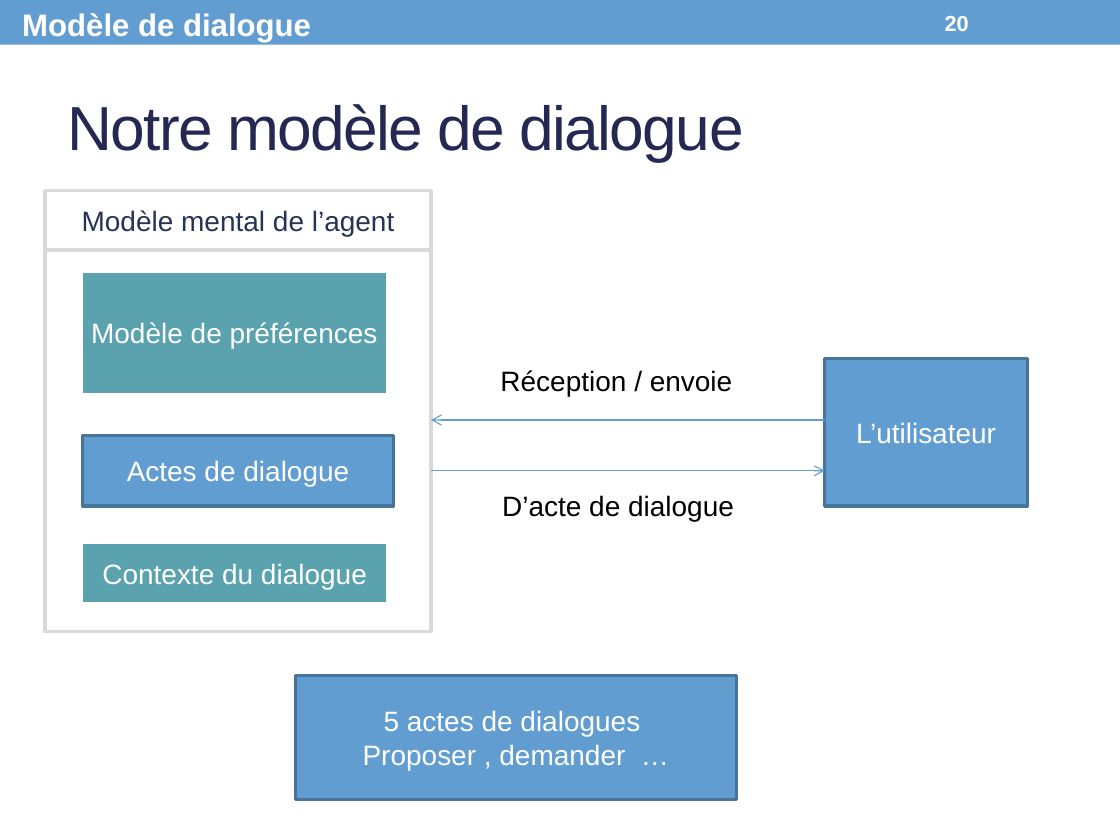
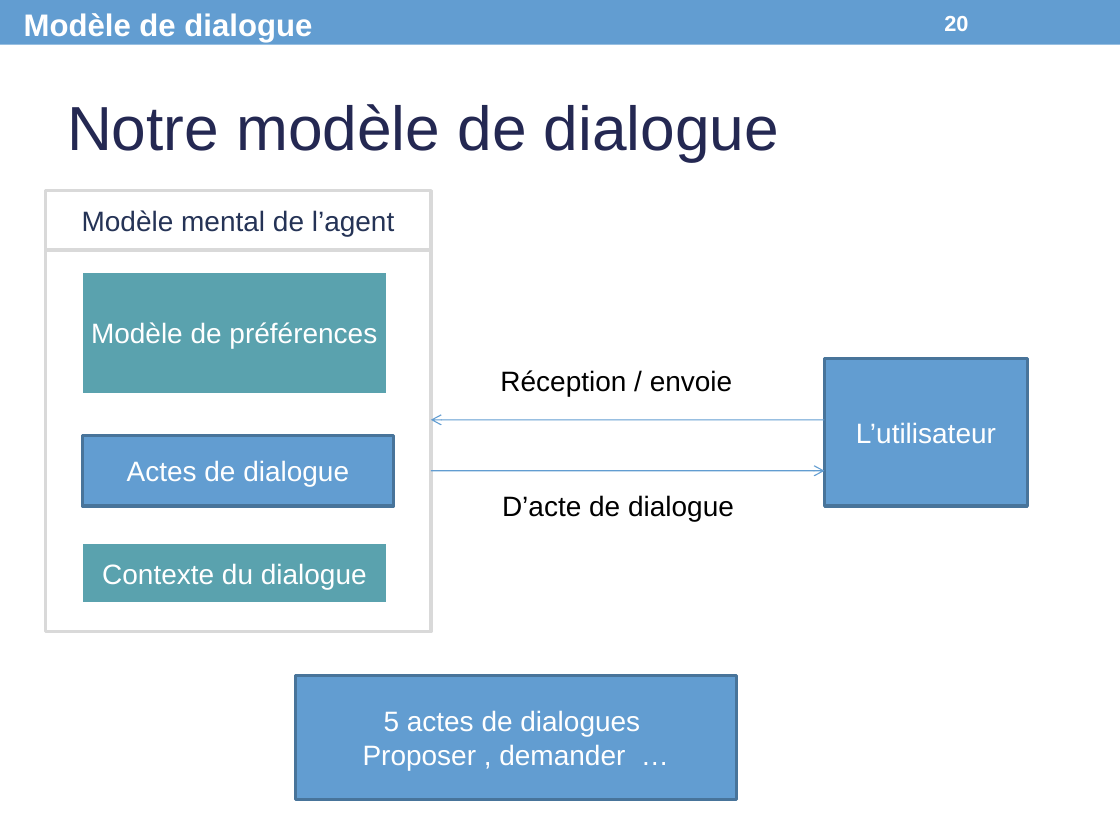
Before and after one commit to Olydia/Discolog, a slide deck: slide 20 of papers/Presentations/CPU_Presentation.pptx. Drawn at 1120x840 pixels with LibreOffice and Linux fonts; fonts in the diff are those of the drawing. Boxes give left, top, right and bottom in pixels: in the first picture for what was removed or moved away, otherwise in the second. Text is boxed around its words. In the diff, an @@ line names an element or a change of style, - is before the commit and + after.

```diff
--- a/papers/Presentations/CPU_Presentation.pptx
+++ b/papers/Presentations/CPU_Presentation.pptx
@@ text "Notre modèle de dialogue" at box(67, 104, 779, 162): letter spacing -1 to 0 pt @@
@@ rectangle "L’utilisateur" at box(824, 358, 1027, 506): outline #49749B 2.08 pt to #48749A 2.07 pt @@
@@ arrow (824, 420) - (431, 420): stroke #629DD1 0.75 pt to #629DD1 0.74 pt @@
```
Also in this commit, not shown: 28 other slides changed, 4 other files.
